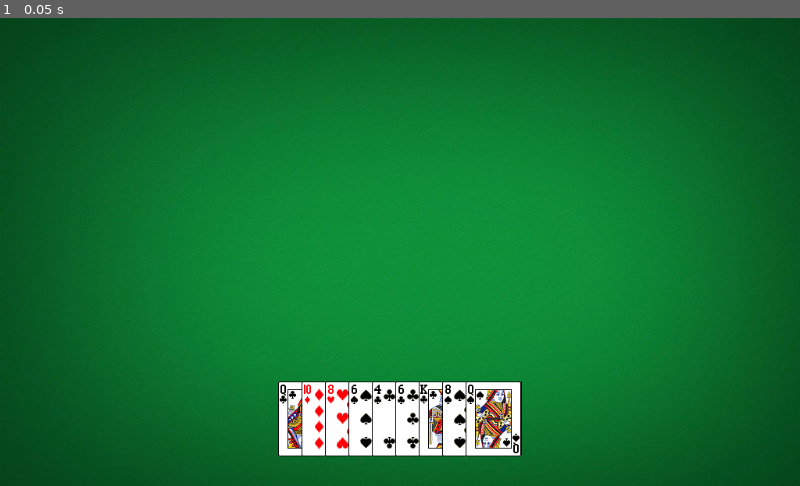
Above: before the commit, frame 1.
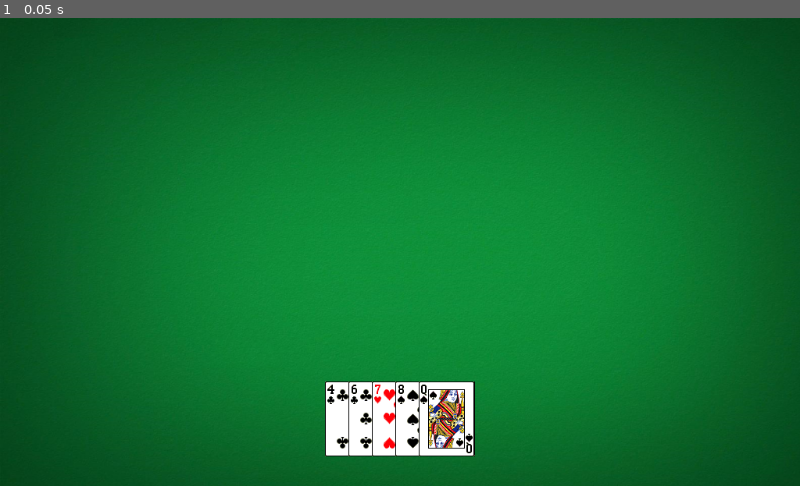
Above: after the commit, the same moment.

Repository: ssalanski/OhHell
Game: Godot game, scene res://Game.tscn
Two runs of this game, one before a commit and one after it. Both use one fixed random seed, a clock stepped at 60 frames per second and the inputs below. The project has no main scene, so this scene is started directly.
Inputs:
- Up to frame 1 (0.05 s): no input

The runs differ from the first frame. In frame 1, 2.9% of the frame differs, in the area x 34-66%, y 77-94%.

Commit message:
functionality for flipping cards/hands face up/down

Diff:
--- a/Card.gd
+++ b/Card.gd
@@ -1,18 +1,24 @@
 extends Node2D
 
+var value = null
+var faceup = false
 
-# Declare member variables here. Examples:
-# var a = 2
-# var b = "text"
-
+const FACEDOWN = 52
 
 # Called when the node enters the scene tree for the first time.
 func _ready():
 	$CardFace.frame = 52
 
-func set_value(val):
-	$CardFace.frame = val
+func set_faceup(f):
+	faceup = f
+	update_face()
 
-# Called every frame. 'delta' is the elapsed time since the previous frame.
-#func _process(delta):
-#	pass
+func set_value(v):
+	value = v
+	update_face()
+
+func update_face():
+	if faceup:
+		$CardFace.frame = value
+	else:
+		$CardFace.frame = FACEDOWN
--- a/Game.gd
+++ b/Game.gd
@@ -17,9 +17,10 @@
 	player.position = $MainPlayerAnchor.position
 	player.receive_card(3)
 	player.receive_card(5)
-	player.receive_card(12)
+	player.receive_card(32)
 	player.receive_card(46)
 	player.receive_card(50)
+	player.show_hand()
 
 
 # Called every frame. 'delta' is the elapsed time since the previous frame.
--- a/Hand.gd
+++ b/Hand.gd
@@ -9,11 +9,11 @@
 
 # Called when the node enters the scene tree for the first time.
 func _ready():
-	receive_card(11)
-	receive_card(22)
-	receive_card(33)
-	receive_card(44)
+	pass
 
+func show_hand():
+	for card in cards:
+		card.set_faceup(true)
 
 func receive_card(c):
 	var new_card = Card.instance()
